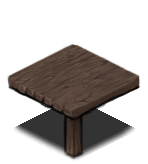
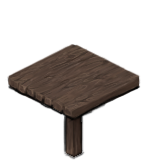
Layer changes from the first 148px x 164px image to the second:
hid "Shadow" over 12, 108, 137, 161
